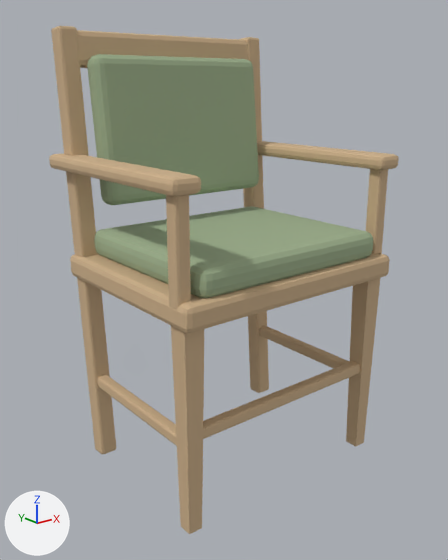
Two versions of the glTF model web/public/assets/models/dining/chairArm.glb, one commit apart.
Before and after are seen from a camera (50 mm lens) standing at (-0.816, -1.05, 0.811) and looking at (-0.012, -0.046, 0.409). Every picture has the same lights, and +X, +Y and +Z are marked at lower left. The first picture is the older version. Vertices at exactly the same position are counted once.

The first picture shows 'chairArm'.
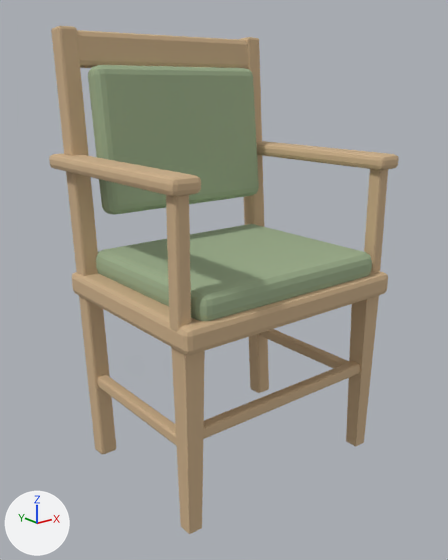
Pixel boxes [x1, y1, x2, y2] of what changed, in the pictures (448 x 560 px; the box of a moved part takes in the faces that stretch with it):
part 1 of me_chairarm, moved or reshaped
    before: [70, 253, 390, 333]
    after: [72, 271, 388, 355]
part 2 of me_chairarm, moved or reshaped
    before: [94, 206, 373, 298]
    after: [96, 224, 372, 321]
part 3 of me_chairarm, moved or reshaped
    before: [87, 54, 259, 205]
    after: [88, 65, 259, 215]
part 4 of me_chairarm, moved or reshaped
    both: [346, 169, 388, 447]
part 5 of me_chairarm, moved or reshaped
    before: [166, 195, 204, 534]
    after: [166, 195, 205, 534]

Edits to the bpy script that builds the scene:
```text
Change me_chairarm:
    where me_chairarm.from_pydata(...)  # 824 vertices, 1588 faces; spans x -0.285..0.285, y -0.27..0.2, z -0.001..0.921
    used by ob_chairarm; location = (0.0, 0.0, 0.001)
    me_chairarm part 1: the loose piece of 56 vertices spanning x -0.27..0.27, y -0.27..0.17, z 0.415..0.465 is moved by (0.0, 0.0, -0.04)
    me_chairarm part 2: the loose piece of 96 vertices spanning x -0.23..0.23, y -0.26..0.14, z 0.46..0.52 is moved by (0.0, 0.0, -0.045)
    me_chairarm part 3: the loose piece of 96 vertices spanning x -0.21..0.21, y 0.082..0.158, z 0.57..0.87 is moved by (0.0, 0.0, -0.02)
    me_chairarm part 4: all 32 vertices in x 0.219..0.27, y -0.251..-0.209, z 0.43..0.456 are moved by (0.0, 0.0, -0.04)
    me_chairarm part 5: all 32 vertices in x -0.27..-0.219, y -0.251..-0.209, z 0.43..0.456 are moved by (0.0, 0.0, -0.04)
```
